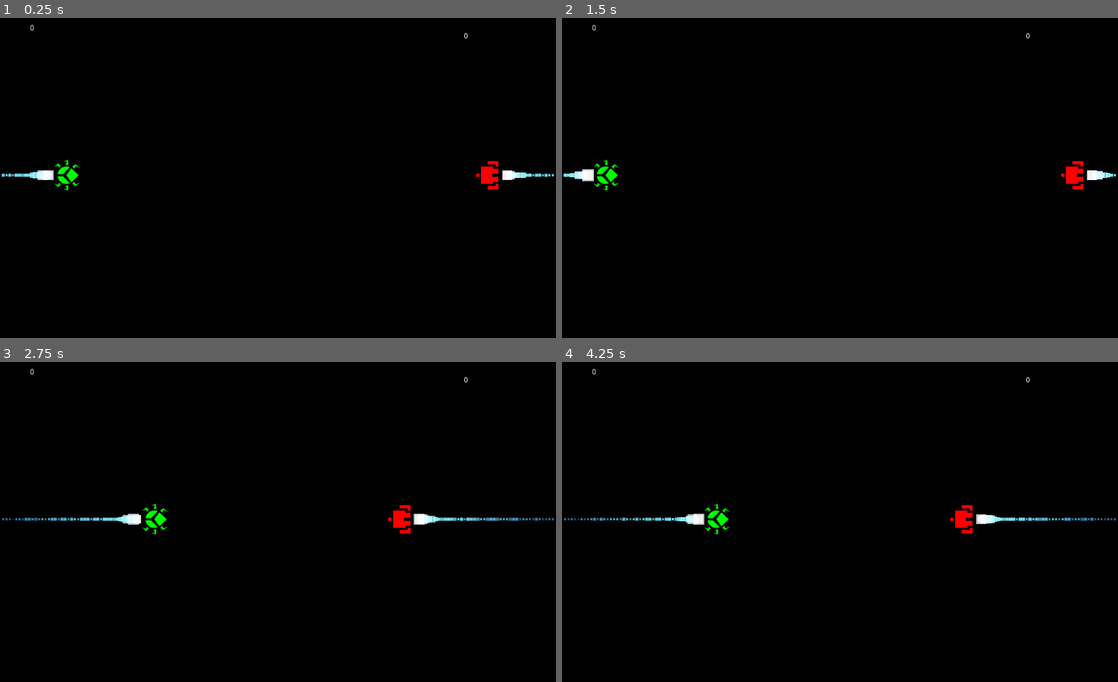
Above: before the commit, frames 1-4 (two rows, left to right).
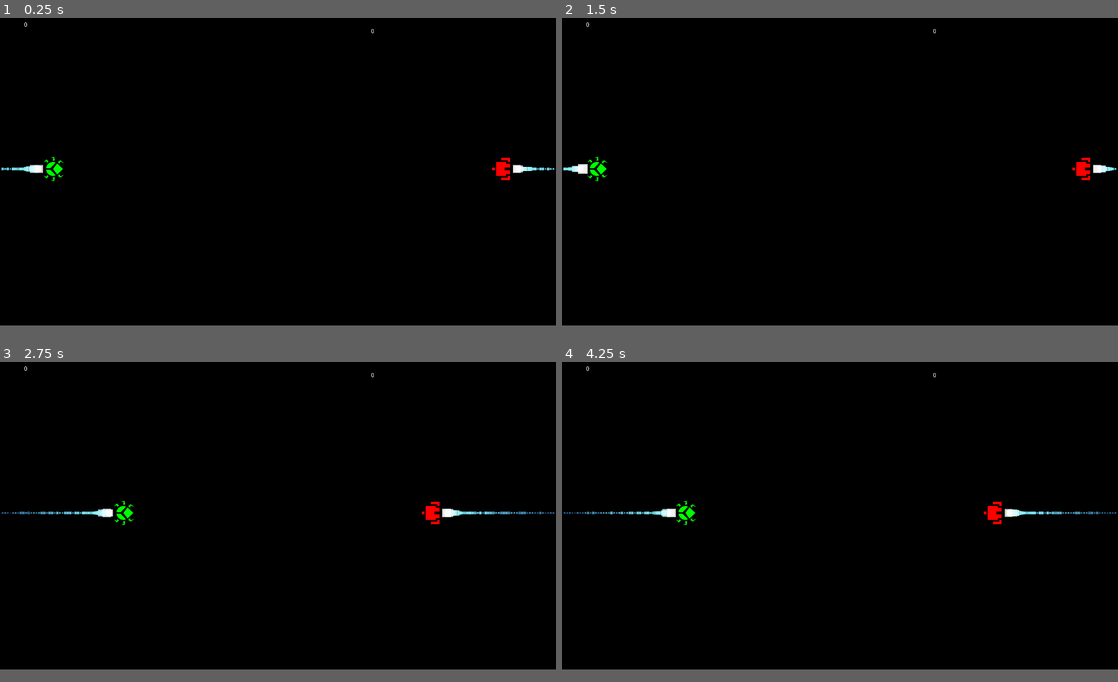
Above: after the commit, the same moments.

Repository: notapixelstudio/starship-olympics
Game: Godot game, scene res://Arena.tscn
Same seed, same stepped clock (60 frames per second), same inputs: the game is played once before the commit and once after it.
Inputs:
- Up to frame 1 (0.25 s): no input
- Up to frame 2 (1.5 s): hold Backspace (continue) 0.53-1.28 s; tap Backspace (continue) at 1.35 s
- Up to frame 3 (2.75 s): hold Backspace (continue) from 2.03 s (still down)
- Up to frame 4 (4.25 s): release Backspace (continue) at 2.78 s; tap Backspace (continue) at 2.85 s; hold Backspace (continue) from 3.53 s (still down)
In our replay, the window is 800x468 before the commit and 800x450 after it. These sizes can differ from the game's own. Grey fills any space a smaller window leaves; there, only what the larger window draws over its background counts as a difference.

The runs differ from the first frame. In frame 1, 1.1% of the frame differs, in the area x 0-100%, y 1-54%; in frame 2, 0.9%; in frame 3, 1.7%; in frame 4, 1.6%.

Commit message:
first playtest, changing buttons

Diff:
--- a/Arena.tscn
+++ b/Arena.tscn
@@ -3,7 +3,7 @@
 [ext_resource path="res://Arena.gd" type="Script" id=1]
 [ext_resource path="res://Label1.gd" type="Script" id=2]
 
-[node name="Arena" type="Node"]
+[node name="Arena" type="Node" index="0"]
 
 script = ExtResource( 1 )
 
--- a/project.godot
+++ b/project.godot
@@ -16,6 +16,8 @@
 
 [display]
 
+window/size/width=1280
+window/size/height=720
 window/size/resizable=false
 window/dpi/allow_hidpi=true
 
@@ -25,13 +27,13 @@
  ]
 p1_right=[ Object(InputEventKey,"resource_local_to_scene":false,"resource_name":"","device":0,"alt":false,"shift":false,"control":false,"meta":false,"command":false,"pressed":false,"scancode":16777233,"unicode":0,"echo":false,"script":null)
  ]
-p1_fire=[ Object(InputEventKey,"resource_local_to_scene":false,"resource_name":"","device":0,"alt":false,"shift":false,"control":false,"meta":false,"command":false,"pressed":false,"scancode":44,"unicode":0,"echo":false,"script":null)
+p1_fire=[ Object(InputEventKey,"resource_local_to_scene":false,"resource_name":"","device":0,"alt":false,"shift":false,"control":false,"meta":false,"command":false,"pressed":false,"scancode":47,"unicode":0,"echo":false,"script":null)
  ]
 p2_left=[ Object(InputEventKey,"resource_local_to_scene":false,"resource_name":"","device":0,"alt":false,"shift":false,"control":false,"meta":false,"command":false,"pressed":false,"scancode":65,"unicode":0,"echo":false,"script":null)
  ]
 p2_right=[ Object(InputEventKey,"resource_local_to_scene":false,"resource_name":"","device":0,"alt":false,"shift":false,"control":false,"meta":false,"command":false,"pressed":false,"scancode":68,"unicode":0,"echo":false,"script":null)
  ]
-p2_fire=[ Object(InputEventKey,"resource_local_to_scene":false,"resource_name":"","device":0,"alt":false,"shift":false,"control":false,"meta":false,"command":false,"pressed":false,"scancode":92,"unicode":0,"echo":false,"script":null)
+p2_fire=[ Object(InputEventKey,"resource_local_to_scene":false,"resource_name":"","device":0,"alt":false,"shift":false,"control":false,"meta":false,"command":false,"pressed":false,"scancode":49,"unicode":0,"echo":false,"script":null)
  ]
 continue=[ Object(InputEventKey,"resource_local_to_scene":false,"resource_name":"","device":0,"alt":false,"shift":false,"control":false,"meta":false,"command":false,"pressed":false,"scancode":16777220,"unicode":0,"echo":false,"script":null)
  ]
